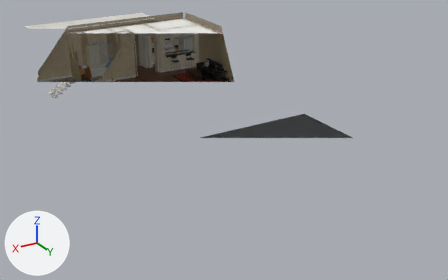
Before and after pictures for a commit that changed the glTF model assets/models/env/second_ai/us_apartment.glb.
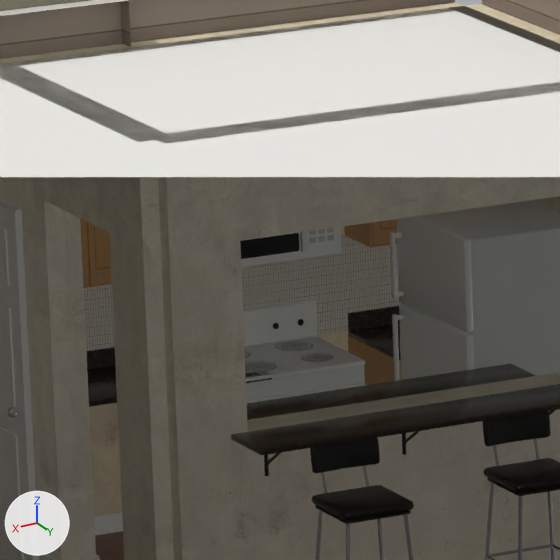
Each version is shown whole from a camera (50 mm lens) standing at (13.64, 32.38, 11.18) and looking at (-2.34, 5.75, -2.14), then close up on the part from 32% to 43% of the width and 7% to 24% of the height. The lights are fixed; the arrows at lower left show +X, +Y and +Z. The older version's two pictures come first. Everything nearer to the camera than a plane just in front of the edit is cut away. Where no turn or scale is listed for an object, it has been applied to the vertices.

The scene before the commit, as lines of its bpy script (objects in view):
```python
me_us_dishwasher = bpy.data.meshes.new('US_DISHWASHER')
me_us_dishwasher.from_pydata(...)  # 64 vertices, 112 faces; spans x -0.295..0.295, y -0.29..0.318, z 0.0..0.87
me_us_dishwasher.materials.append(mat_us_kitchen)
me_us_range = bpy.data.meshes.new('US_RANGE')
me_us_range.from_pydata(...)  # 676 vertices, 1038 faces; spans x -0.38..0.38, y -0.33..0.38, z 0.02..1.85
me_us_range.materials.append(mat_us_kitchen)
me_usa_ceil = bpy.data.meshes.new('usa_ceil')
me_usa_ceil.from_pydata(...)  # 18 vertices, 16 faces; spans x -4.6..5.0, y -3.0..3.0, z 2.6
me_usa_ceil.materials.append(mat_usa_ceiling)  # white #f1efea
ob_us_dishwasher_001 = bpy.data.objects.new('US_DISHWASHER.001', me_us_dishwasher)
ob_us_dishwasher_001.location = (-3.2, -2.6, 0.0)
ob_us_range_001 = bpy.data.objects.new('US_RANGE.001', me_us_range)
ob_us_range_001.location = (-3.2, -2.6, 0.0)
ob_usa_ceil = bpy.data.objects.new('usa_ceil', me_usa_ceil)
ob_usa_ceil.location = (0.0, 0.0, 0.0)
# also in view: 'US_FRIDGE.001' at (-4.09, -1.8, 0.88); 'US_PASSSHELF.001' at (-3.1, -1.25, 1.03); 'WALL_W_wall' at (-4.6, 0.0, 1.3); 'WALL_W_siding' at (-4.71, 0.0, 1.5); 'US_UPPER.001' at (-3.2, -2.72, 1.83)
```
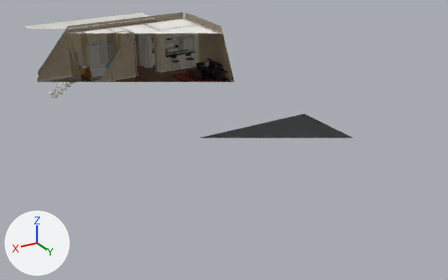
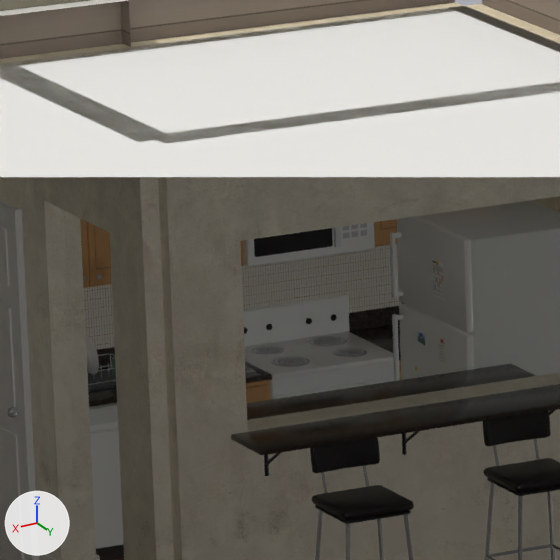
The change, as a diff of the scene's bpy script:
```diff
--- a/assets/models/env/second_ai/us_apartment.glb.py
+++ b/assets/models/env/second_ai/us_apartment.glb.py
@@ me_us_kitchen_life @@
+me_us_kitchen_life.from_pydata(...)  # 1350 vertices, 2460 faces; spans x -1.37..1.3, y -0.29..0.14, z 0.72..1.24
+me_us_kitchen_life.materials.append(mat_us_kitchen)
@@ ob_us_dishwasher_001 @@
 ob_us_dishwasher_001 = bpy.data.objects.new('US_DISHWASHER.001', me_us_dishwasher)
-ob_us_dishwasher_001.location = (-3.2, -2.6, 0.0)
+ob_us_dishwasher_001.location = (-2.1, -2.6, 0.0)
@@ ob_us_range_001 @@
 ob_us_range_001 = bpy.data.objects.new('US_RANGE.001', me_us_range)
-ob_us_range_001.location = (-3.2, -2.6, 0.0)
+ob_us_range_001.location = (-3.4, -2.6, 0.0)
@@ ob_us_kitchen_life_001 @@
+ob_us_kitchen_life_001 = bpy.data.objects.new('US_KITCHEN_LIFE.001', me_us_kitchen_life)
+ob_us_kitchen_life_001.location = (-3.2, -2.6, 0.0)
```

Where the change shows, as pixel boxes (x1, y1, x2, y2) in the close-ups (560 x 560 px):
'US_RANGE.001', moved: before (240, 227, 366, 403); after (243, 222, 394, 400)
'US_DISHWASHER.001', moved (not visible before): after (89, 403, 124, 560)
'US_KITCHEN_LIFE.001', added (mostly hidden): after (86, 302, 405, 392)
